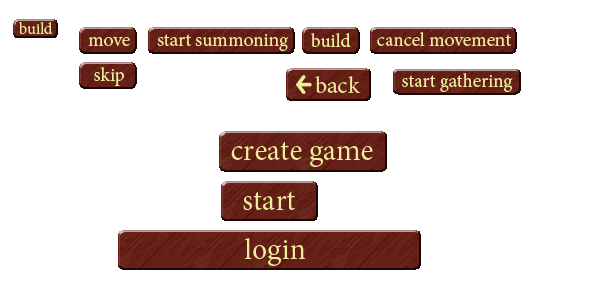
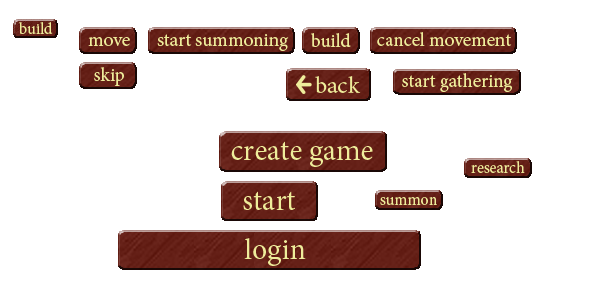
Layered file, before and after one edit (600 × 300). Changes by layer:
added layer "summon" above "Layer 11 copy 7" over <box>380,197,437,205</box>
added layer "Layer 11 copy 7" above "research" over <box>375,190,443,210</box>
added layer "research" above "Layer 11 copy 5" over <box>471,161,525,173</box>
added layer "Layer 11 copy 5" above "start gathering" over <box>464,158,532,178</box>
